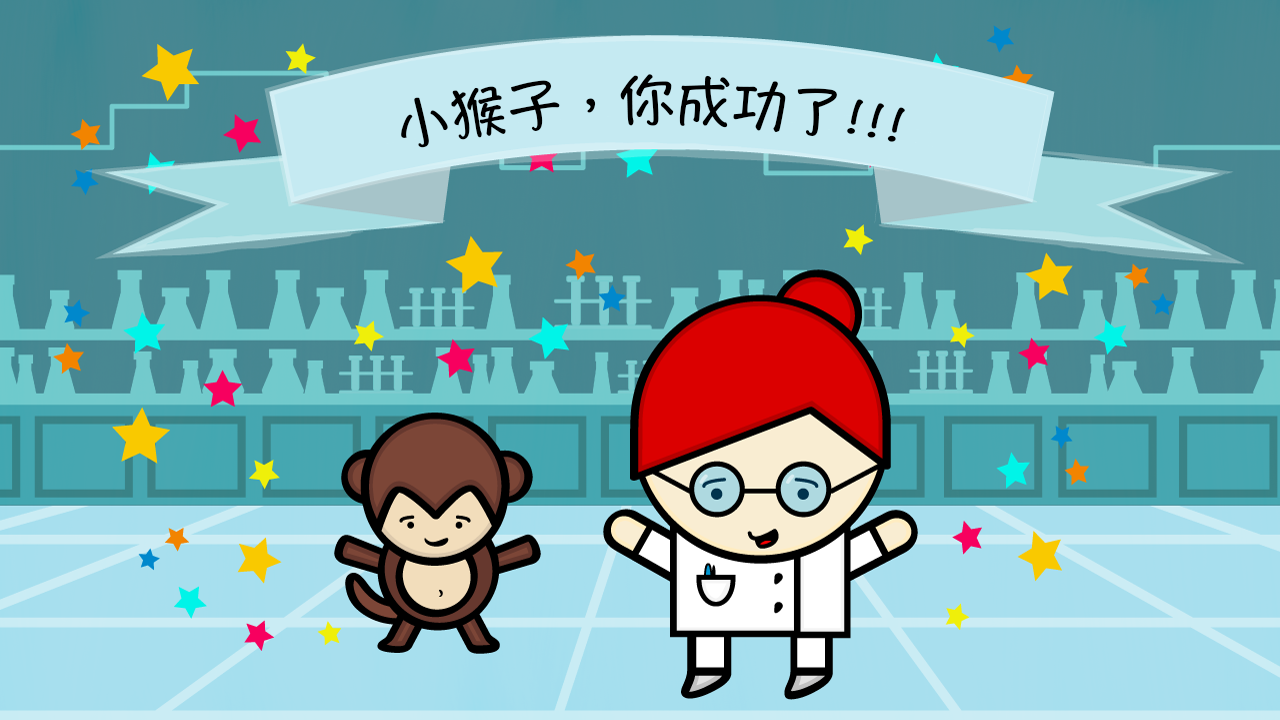
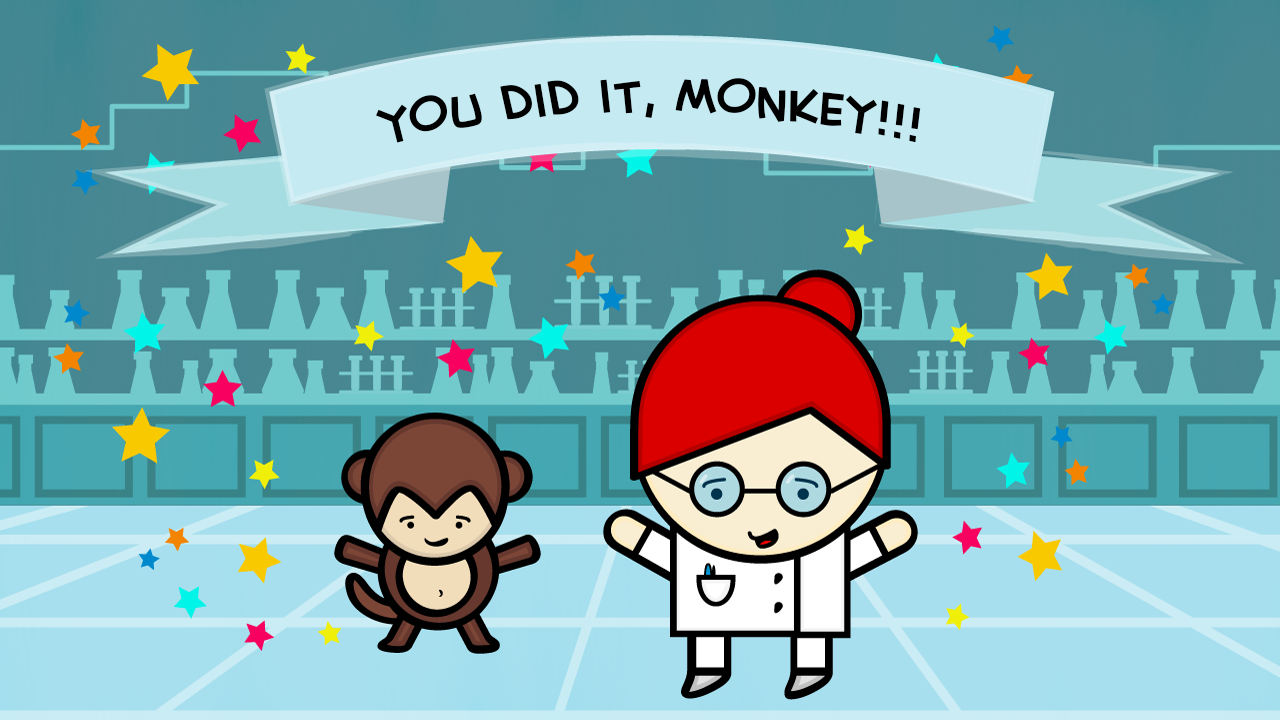
Layer changes from the first (1280, 720) image to the second:
hid "YOU DiD iT, MONKEY!!! zh" over [401, 74, 905, 148]
showed "YOU DiD iT, MONKEY!!!" over [376, 78, 921, 143]
